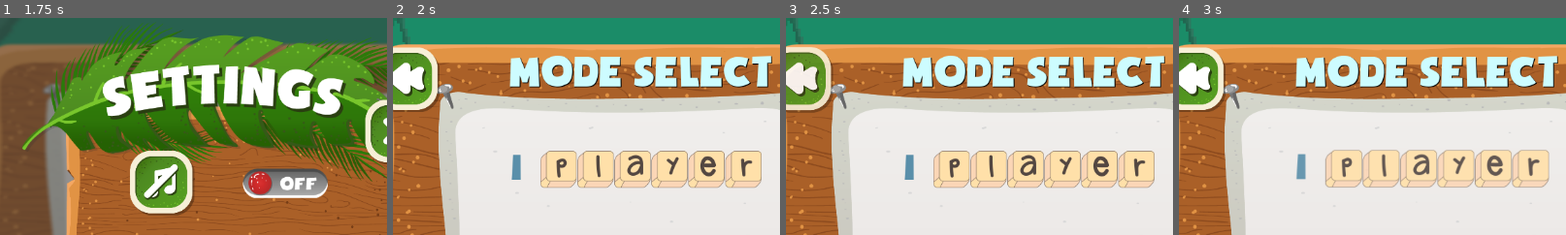
Above: before the commit, frames 1-4 (left to right).
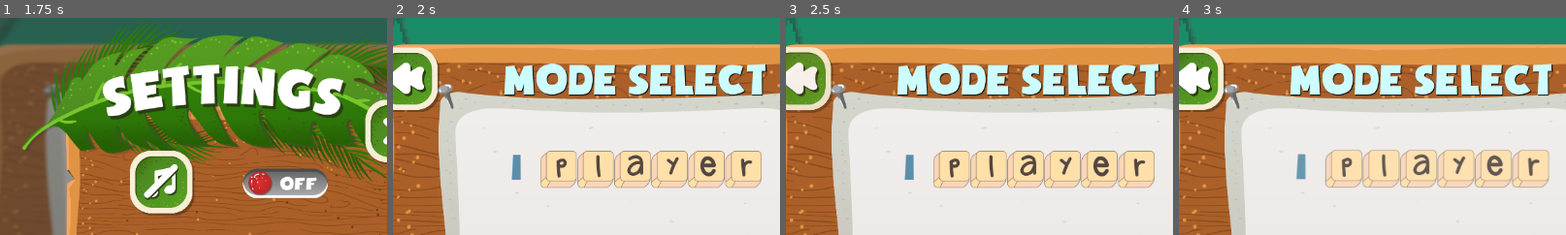
Above: after the commit, the same moments.

Repository: peogway/slime_adventure
Game: Godot game, scene res://Scenes/MainMenu.tscn
The game is run twice, just before and just after one commit, with the same random seed, the same clock (stepped at 60 frames per second) and the same inputs. Sound files missing from this copy of the repository are replaced by a short silence.
Inputs (mouse positions are % of the whole screen's width and height, from its top left):
- Up to frame 1 (1.75 s): tap Enter (options) at 0.5 s; move the mouse to (50, 38) at 0.52 s; hold D (right_single) from 0.53 s (still down); tap Space (attack_single) at 0.6, 1.25 s; click (50, 38) at 0.67 s; tap W (jump_single) at 0.77, 1.52 s; move the mouse to (45, 60) at 1.27 s; click (45, 60) at 1.35 s
- Up to frame 2 (2 s): keep holding D (right_single)
- Up to frame 3 (2.5 s): move the mouse to (21, 14) at 2.02 s; release D (right_single) at 2.03 s; hold A (left_single) from 2.03 s (still down); tap Space (attack_single) at 2.1 s; click (21, 14) at 2.17 s
- Up to frame 4 (3 s): tap Enter (options) at 2.75 s; move the mouse to (51, 35) at 2.77 s; release A (left_single) at 2.78 s; hold D (right_single) from 2.78 s (still down); click (51, 35) at 2.85 s
The pictures show only the part of the screen within x 19-69%, y 0-50%; the shares and areas given below are measured in that part.

Frame 1 is identical in both runs. In frame 2, 8.4% of the frame differs, in the area x 28-98%, y 17-36%; in frame 3, 8.4%; in frame 4, 8.4%.

Commit message:
change title position, add shadow to title

Diff:
--- a/Scenes/PlayerModeSelect.tscn
+++ b/Scenes/PlayerModeSelect.tscn
@@ -1,7 +1,7 @@
 [gd_scene load_steps=18 format=3 uid="uid://bxtp3h6nenaji"]
 
 [ext_resource type="Script" uid="uid://veruews4bwsv" path="res://Scripts/player_mode_select.gd" id="1_w3jyv"]
-[ext_resource type="Texture2D" uid="uid://dun6tlj76f8w" path="res://Assets/backgrounds/10.png" id="2_t1xxt"]
+[ext_resource type="Texture2D" uid="uid://dun6tlj76f8w" path="res://Assets/backgrounds/2.png" id="2_t1xxt"]
 [ext_resource type="Texture2D" uid="uid://cmny28217uflm" path="res://Assets/GUI/settings/bg.png" id="3_bbamr"]
 [ext_resource type="Texture2D" uid="uid://7gqnbpwsmc1g" path="res://Assets/GUI/settings/table.png" id="4_vyb6j"]
 [ext_resource type="PackedScene" uid="uid://dsgnfyvl16pyv" path="res://Scenes/Button.tscn" id="5_n8snv"]
@@ -139,12 +139,14 @@
 
 [node name="Label" type="Label" parent="."]
 z_index = 1
-offset_left = -183.0
-offset_top = -275.0
-offset_right = 211.0
-offset_bottom = -204.0
+offset_left = -191.0
+offset_top = -263.0
+offset_right = 203.0
+offset_bottom = -192.0
 theme_override_colors/font_color = Color(0.803922, 0.988235, 1, 1)
 theme_override_colors/font_shadow_color = Color(0, 0, 0, 1)
+theme_override_constants/shadow_offset_x = 1
+theme_override_constants/shadow_offset_y = 1
 theme_override_fonts/font = ExtResource("13_wc8ny")
 theme_override_font_sizes/font_size = 70
 text = "Mode select"
